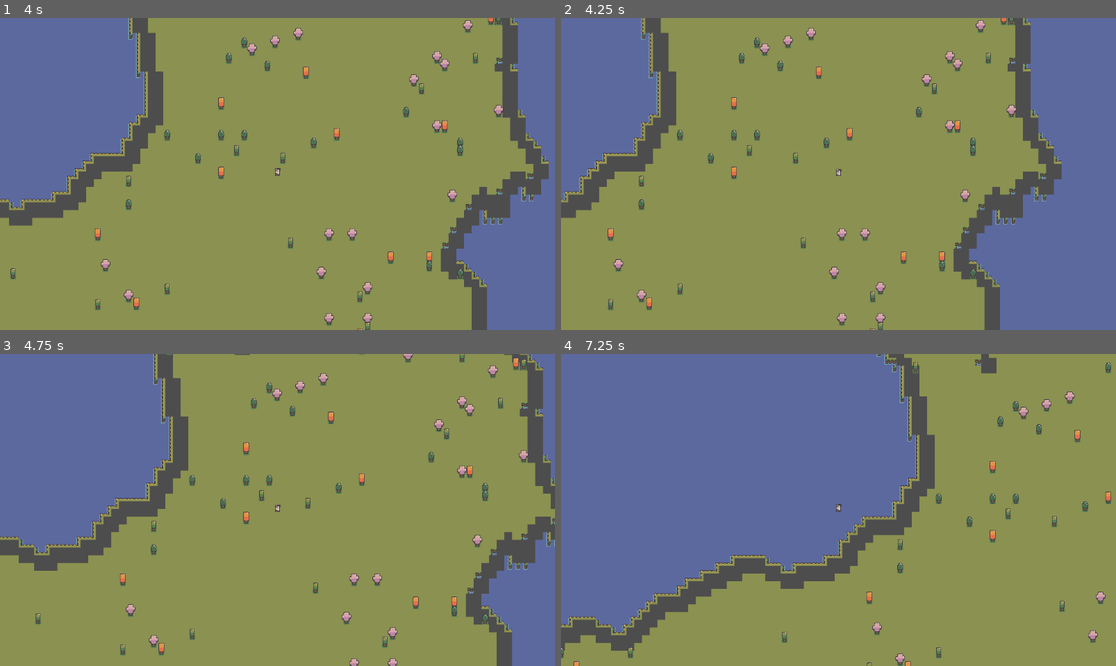
Above: before the commit, frames 1-4 (two rows, left to right).
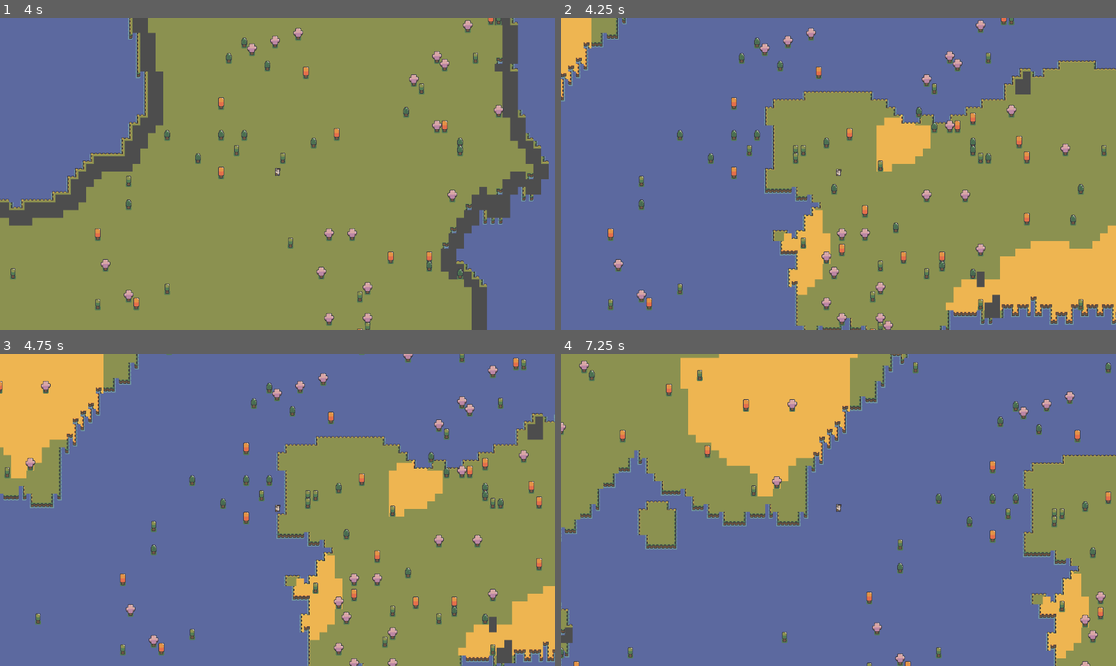
Above: after the commit, the same moments.

Repository: jbuehler23/multibiome-procedural-generation
Game: Godot game, scene res://scenes/world_generator.tscn
Two runs of this game, one before a commit and one after it. Both use one fixed random seed, a clock stepped at 60 frames per second and the inputs below.
Inputs:
- Up to frame 1 (4 s): tap Enter at 0.5 s; hold D (move_right) 0.53-2.03 s; tap W (move_up) at 0.77, 1.52, 3.02, 3.77 s; hold A (move_left) 2.03-2.78 s; hold D (move_right) from 2.78 s (still down)
- Up to frame 2 (4.25 s): keep holding D (move_right); tap R (restart, bound only after the commit) at 4.15 s
- Up to frame 3 (4.75 s): release D (move_right) at 4.28 s; hold A (move_left) from 4.28 s (still down); tap W (move_up) at 4.52 s
- Up to frame 4 (7.25 s): release A (move_left) at 5.03 s; hold D (move_right) 5.03-5.78 s; hold A (move_left) from 5.78 s (still down); tap W (move_up) at 6.02, 6.77 s

Frame 1 is identical in both runs. In frame 2, 67% of the frame differs, in the area x 0-100%, y 0-100%; in frame 3, 67%; in frame 4, 75%.

Commit message:
feat: add restart functionality

Diff:
--- a/project.godot
+++ b/project.godot
@@ -37,6 +37,11 @@
 "events": [Object(InputEventKey,"resource_local_to_scene":false,"resource_name":"","device":-1,"window_id":0,"alt_press …(192 unchanged characters)…
 ]
 }
+restart={
+"deadzone": 0.2,
+"events": [Object(InputEventKey,"resource_local_to_scene":false,"resource_name":"","device":-1,"window_id":0,"alt_pressed":false,"shift_pressed":false,"ctrl_pressed":false,"meta_pressed":false,"pressed":false,"keycode":0,"physical_keycode":82,"key_label":0,"unicode":114,"location":0,"echo":false,"script":null)
+]
+}
 
 [rendering]
 
--- a/world_generator.gd
+++ b/world_generator.gd
@@ -28,6 +28,9 @@
 
 func _ready() -> void:
 	generate_world()
+func _input(event: InputEvent) -> void:
+	if event.is_action_pressed("restart"):
+		generate_world()
 
 func generate_world() -> void:
 	moisture.seed = randi() #should hard code for debugging
